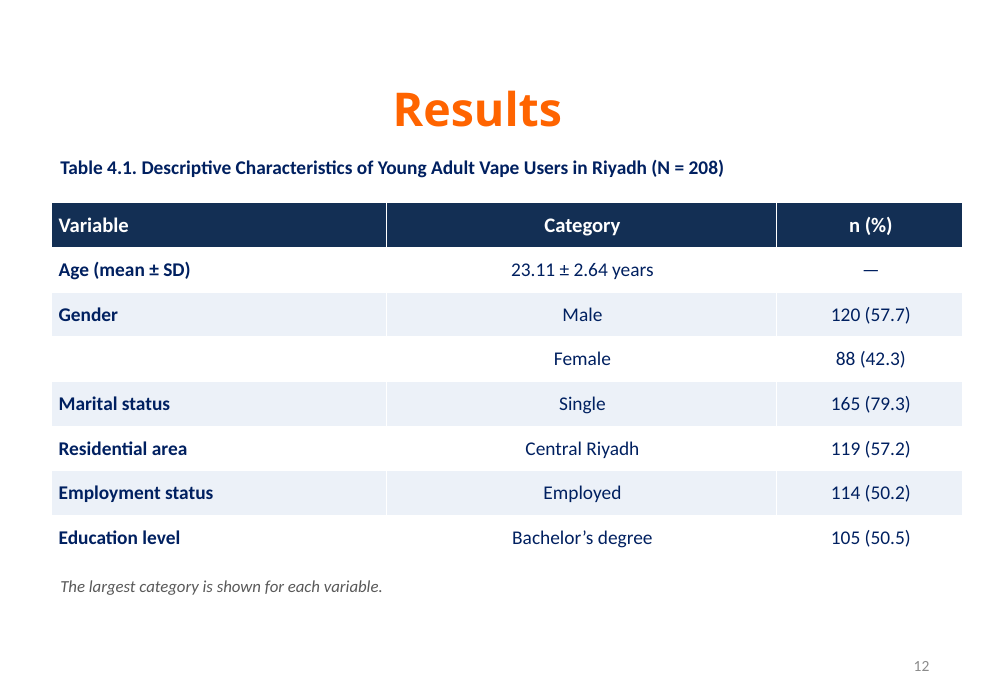
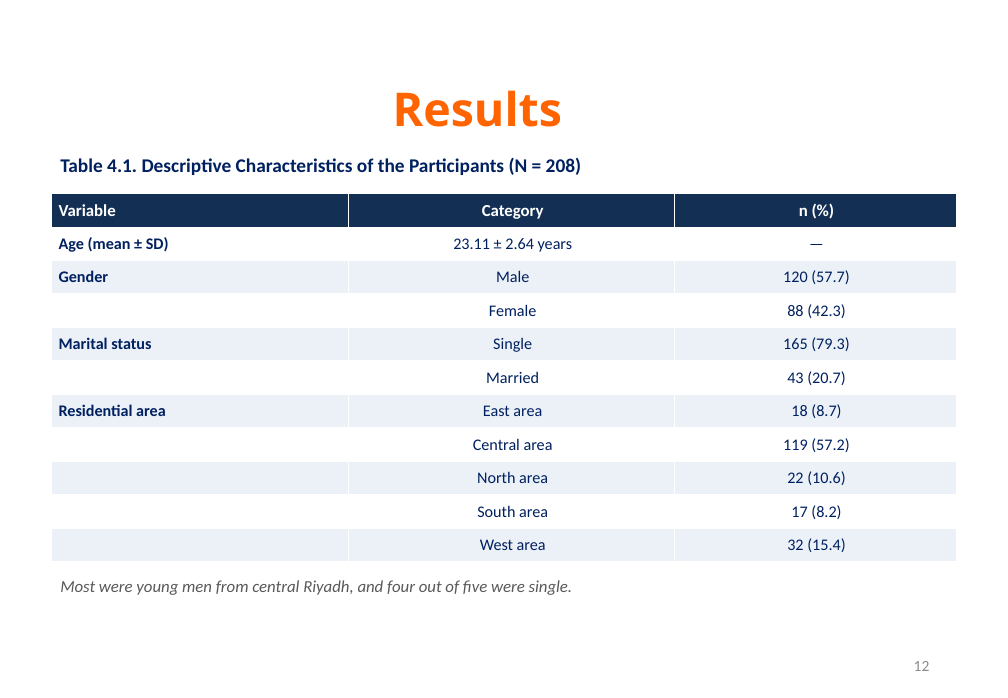
Before and after one commit to alinoshiliabunader-arch/CIPC, a slide deck: slide 12 of output/Basmah_Alanazi_Thesis_Defense.pptx. Drawn at 1008x698 pixels with LibreOffice and Linux fonts; fonts in the diff are those of the drawing; background and template pictures are left out. Boxes give left, top, right and bottom in pixels: in the first picture for what was removed or moved away, otherwise in the second. Text is boxed around its words. In the diff, an @@ line names an element or a change of style, - is before the commit and + after.

```diff
--- a/output/Basmah_Alanazi_Thesis_Defense.pptx
+++ b/output/Basmah_Alanazi_Thesis_Defense.pptx
@@ text at (60,157,581,175): text changed @@
-Table 4.1. Descriptive Characteristics of Young Adult Vape Users in Riyadh (N = 208)
+Table 4.1. Descriptive Characteristics of the Participants (N = 208)
@@ table at (51,194,957,562) @@
-row 6: Residential area | Central Riyadh | 119 (57.2)
-row 7: Employment status | Employed | 114 (50.2)
-row 8: Education level | Bachelor’s degree | 105 (50.5)
+row 6:  | Married | 43 (20.7)
+row 7: Residential area | East area | 18 (8.7)
+row 8:  | Central area | 119 (57.2)
+row 9:  | North area | 22 (10.6)
+row 10:  | South area | 17 (8.2)
+row 11:  | West area | 32 (15.4)
@@ table: place and size @@
-table at (51,203,963,560)
+table at (51,194,957,562)
@@ text at (60,580,573,595): text changed @@
-The largest category is shown for each variable.
+Most were young men from central Riyadh, and four out of five were single.
```
Also in this commit, not shown: 7 other slides changed, 7 slides added, 1 slide removed.
